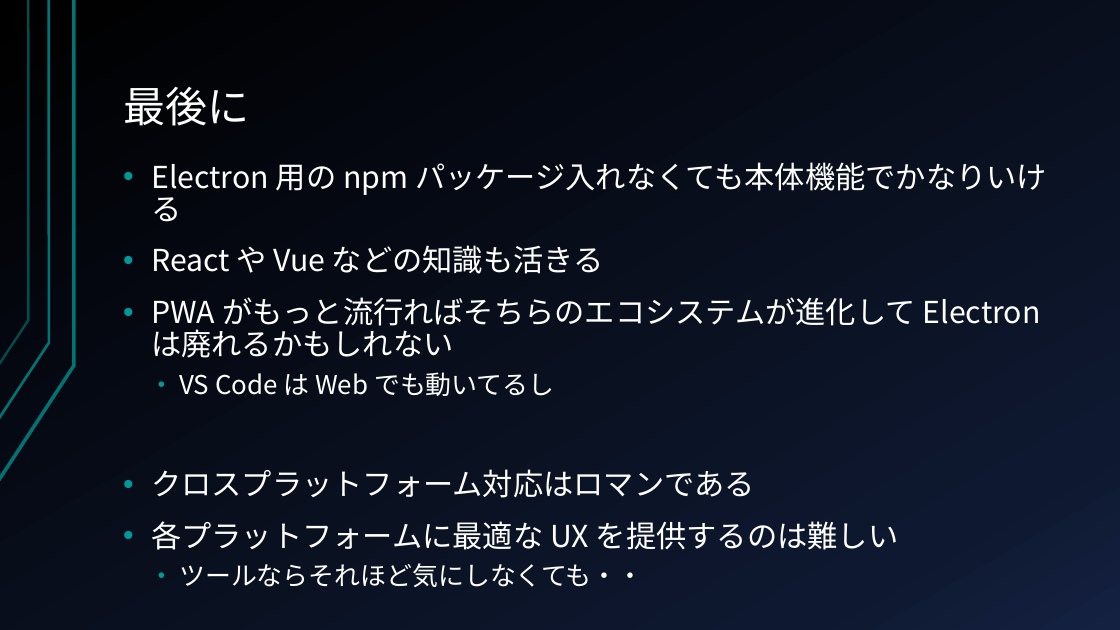
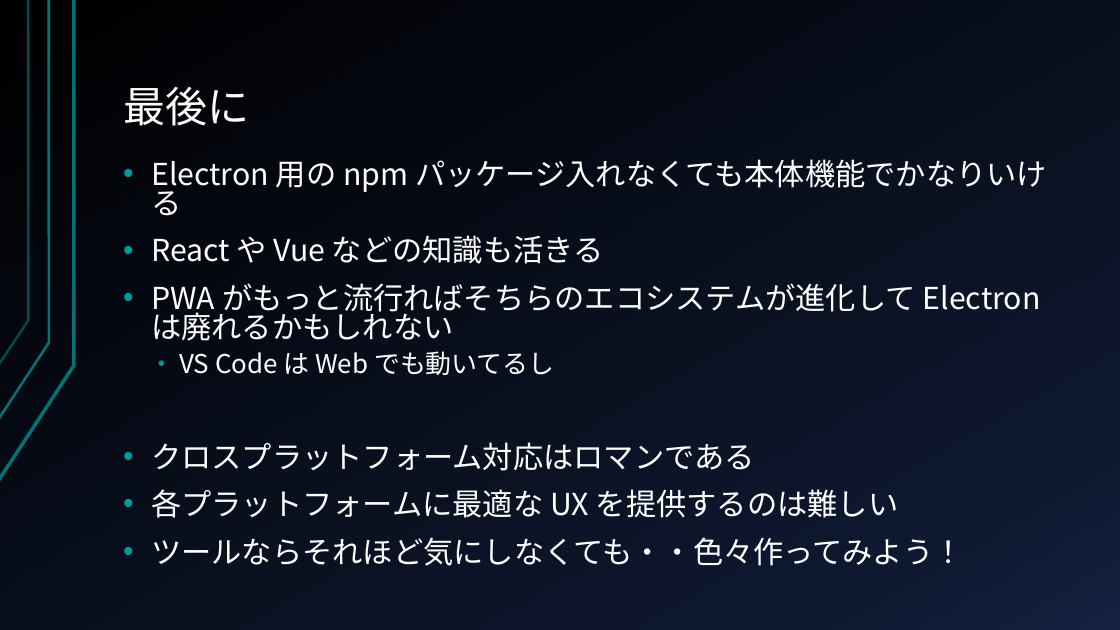
Before and after one commit to kondoumh/electron-study, a slide deck: slide 29 of slide/Electron_in-house_presentation.pptx. Drawn at 1120x630 pixels with LibreOffice and Linux fonts; fonts in the diff are those of the drawing. Boxes give left, top, right and bottom in pixels: in the first picture for what was removed or moved away, otherwise in the second. Text is boxed around its words. In the diff, an @@ line names an element or a change of style, - is before the commit and + after.

```diff
--- a/slide/Electron_in-house_presentation.pptx
+++ b/slide/Electron_in-house_presentation.pptx
@@ text at box(151, 159, 1047, 518): line spacing 0.9 to 0.8 @@
@@ text at box(151, 537, 963, 566): text changed; size 22.2 to 25.9 pt @@
-  • ツールならそれほど気にしなくても・・
+• ツールならそれほど気にしなくても・・色々作ってみよう！
```
Also in this commit, not shown: 5 other slides changed.
